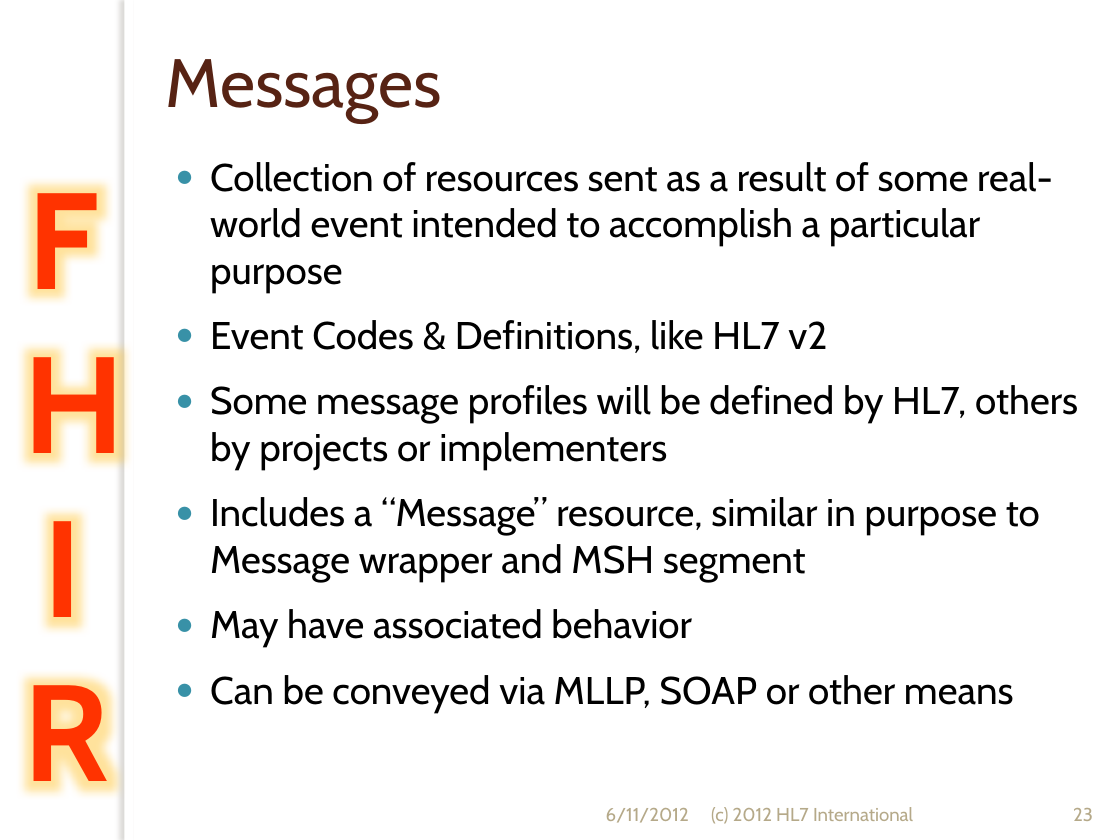
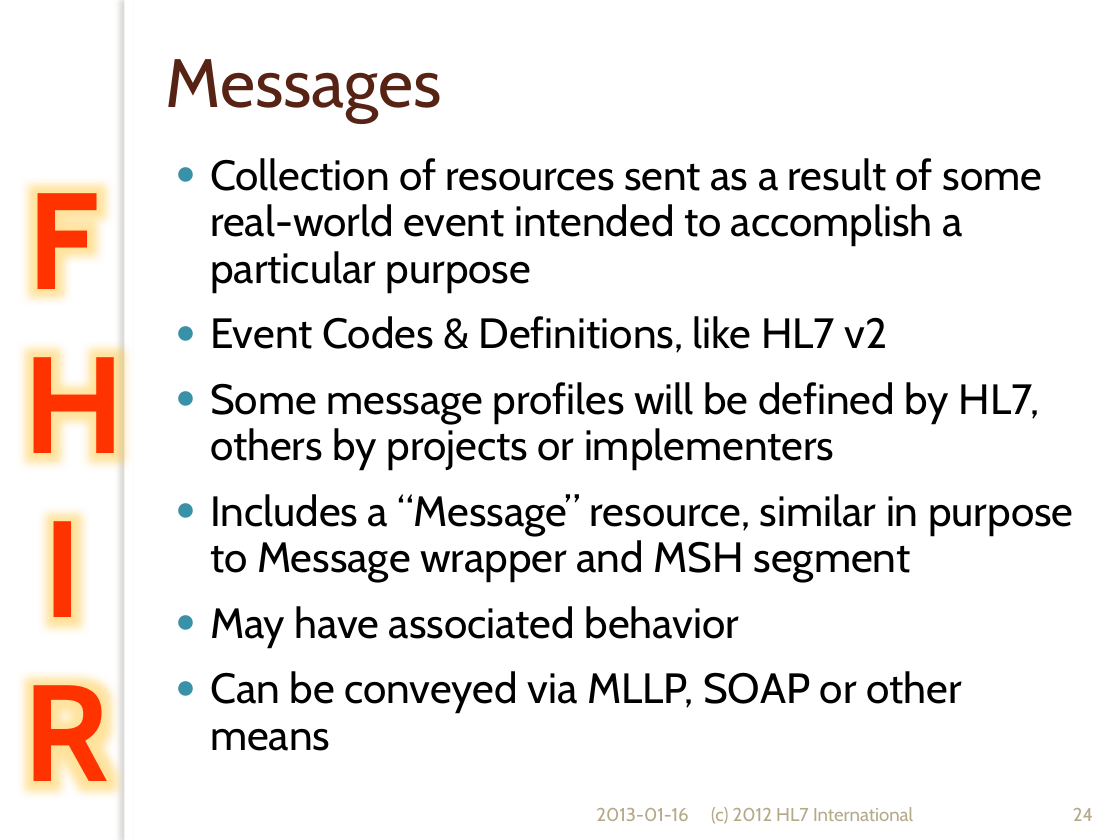
Before and after one commit to vista-novo/fhir, a slide deck: slide 24 of presentations/Short Introduction to FHIR.pptx (slide 23 before the commit). Drawn at 1120x840 pixels with LibreOffice and Linux fonts; fonts in the diff are those of the drawing; background and template pictures are left out. Boxes give left, top, right and bottom in pixels: in the first picture for what was removed or moved away, otherwise in the second. Text is boxed around its words. In the diff, an @@ line names an element or a change of style, - is before the commit and + after.

```diff
--- a/presentations/Short Introduction to FHIR.pptx
+++ b/presentations/Short Introduction to FHIR.pptx
@@ text "Collection of resources sent as ..." at [210,158,1073,751]: size 24.8 to 27.2 pt @@
@@ text at [596,808,689,821]: text changed @@
-6/11/2012
+2013-01-16
@@ page number at [1073,808,1093,821]: text changed @@
-23
+24
```
Also in this commit, not shown: 31 other slides changed, 1 slide added.
